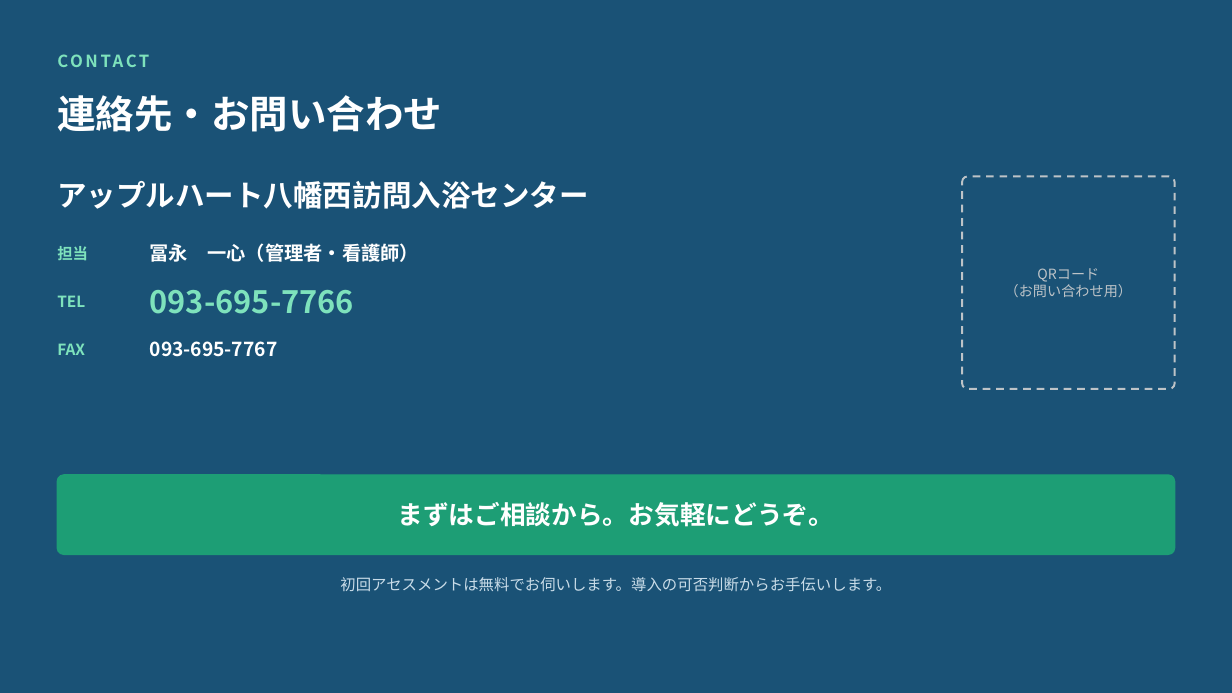
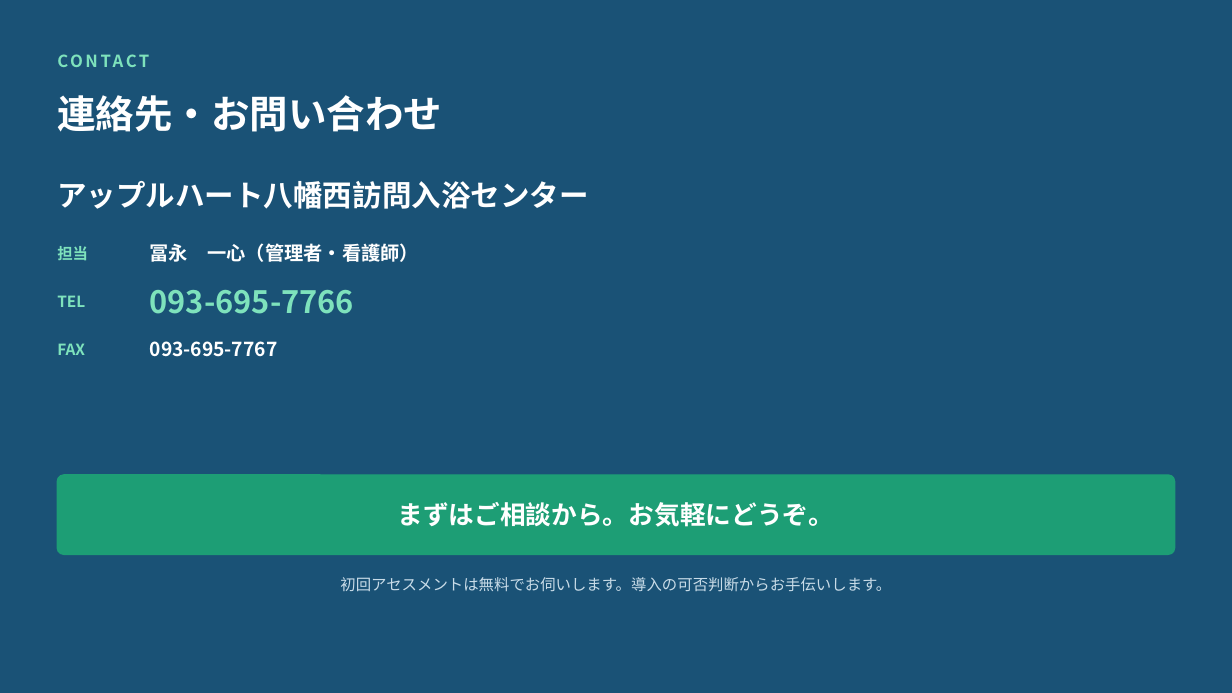
Before and after one commit to 1w0wakmsw0w-ctrl/houmonnyuyoku, a slide deck: slide 15 of houmon-nyuyoku-slides.pptx. Drawn at 1232x693 pixels with LibreOffice and Linux fonts; fonts in the diff are those of the drawing. Boxes give left, top, right and bottom in pixels: in the first picture for what was removed or moved away, otherwise in the second. Text is boxed around its words. In the diff, an @@ line names an element or a change of style, - is before the commit and + after.

```diff
--- a/houmon-nyuyoku-slides.pptx
+++ b/houmon-nyuyoku-slides.pptx
@@ rounded rectangle removed at (962,177,1175,389) @@
@@ text removed at (1005,268,1132,297) @@
-QRコード
-（お問い合わせ用）
```
Also in this commit, not shown: 4 other slides changed, 3 other files.
